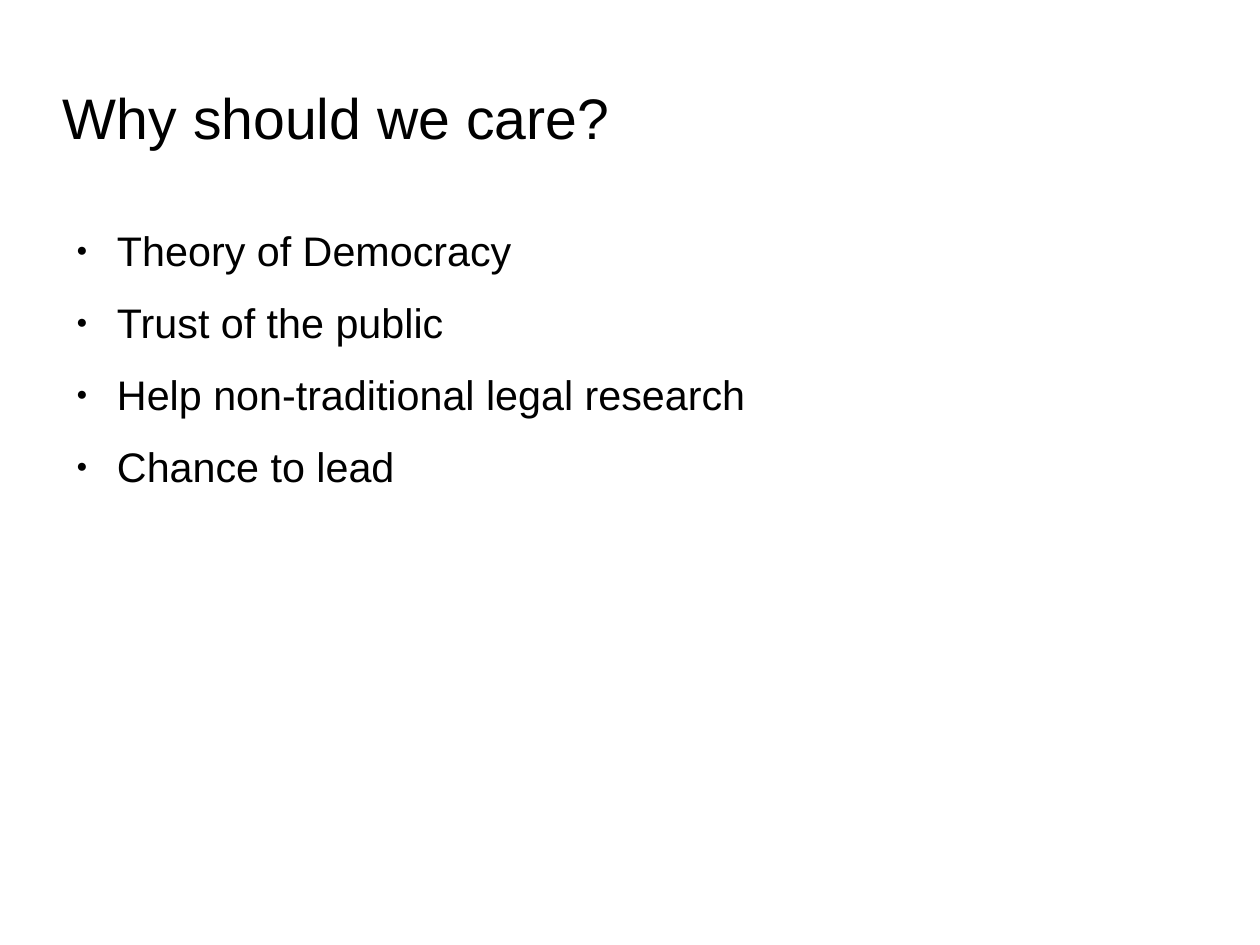
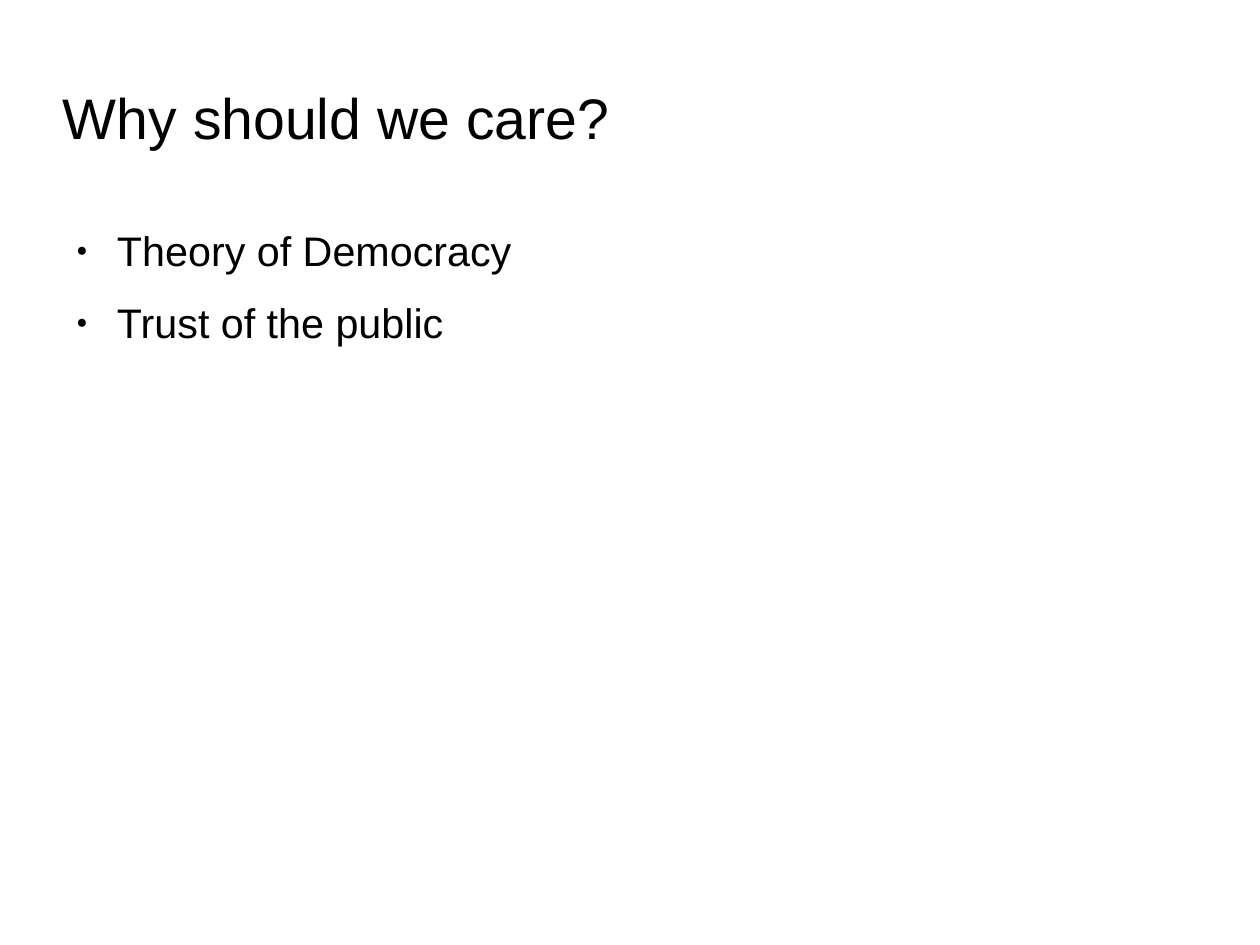
Before and after one commit to utecht/public_data, a slide deck: slide 6 of public_data.odp (slide 7 before the commit). Drawn at 1260x945 pixels with LibreOffice and Linux fonts; fonts in the diff are those of the drawing; background and template pictures are left out. Boxes give left, top, right and bottom in pixels: in the first picture for what was removed or moved away, otherwise in the second. Text is boxed around its words. In the diff, an @@ line names an element or a change of style, - is before the commit and + after.

```diff
--- a/public_data.odp
+++ b/public_data.odp
@@ text at [117, 380, 746, 483]: paragraphs removed @@
-● Help non-traditional legal research
-● Chance to lead
```
Also in this commit, not shown: 3 other slides changed, 1 slide removed.
